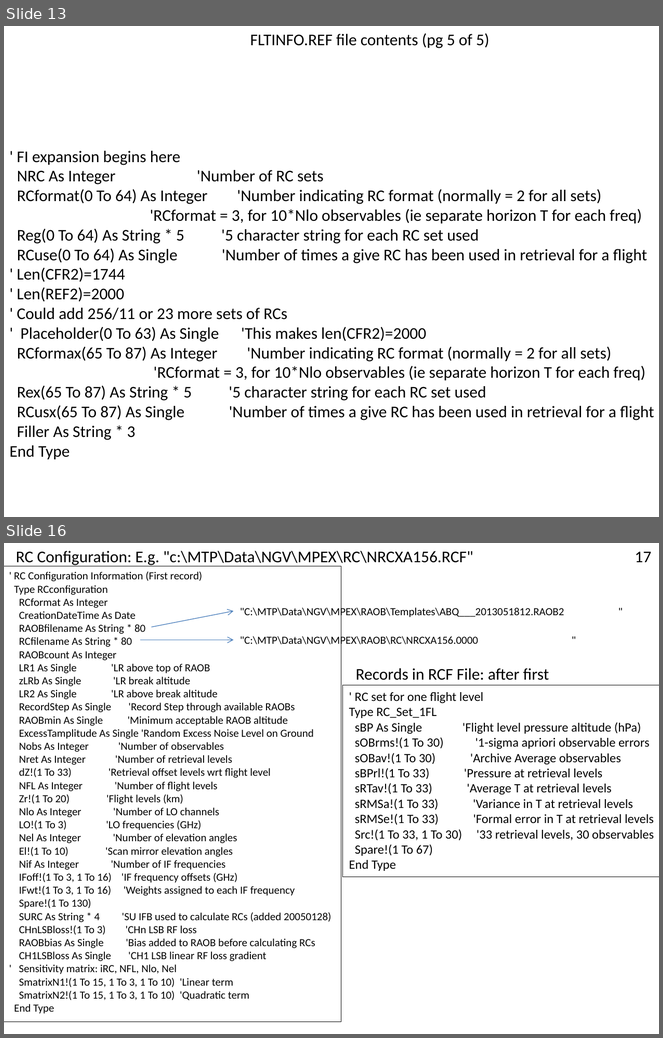
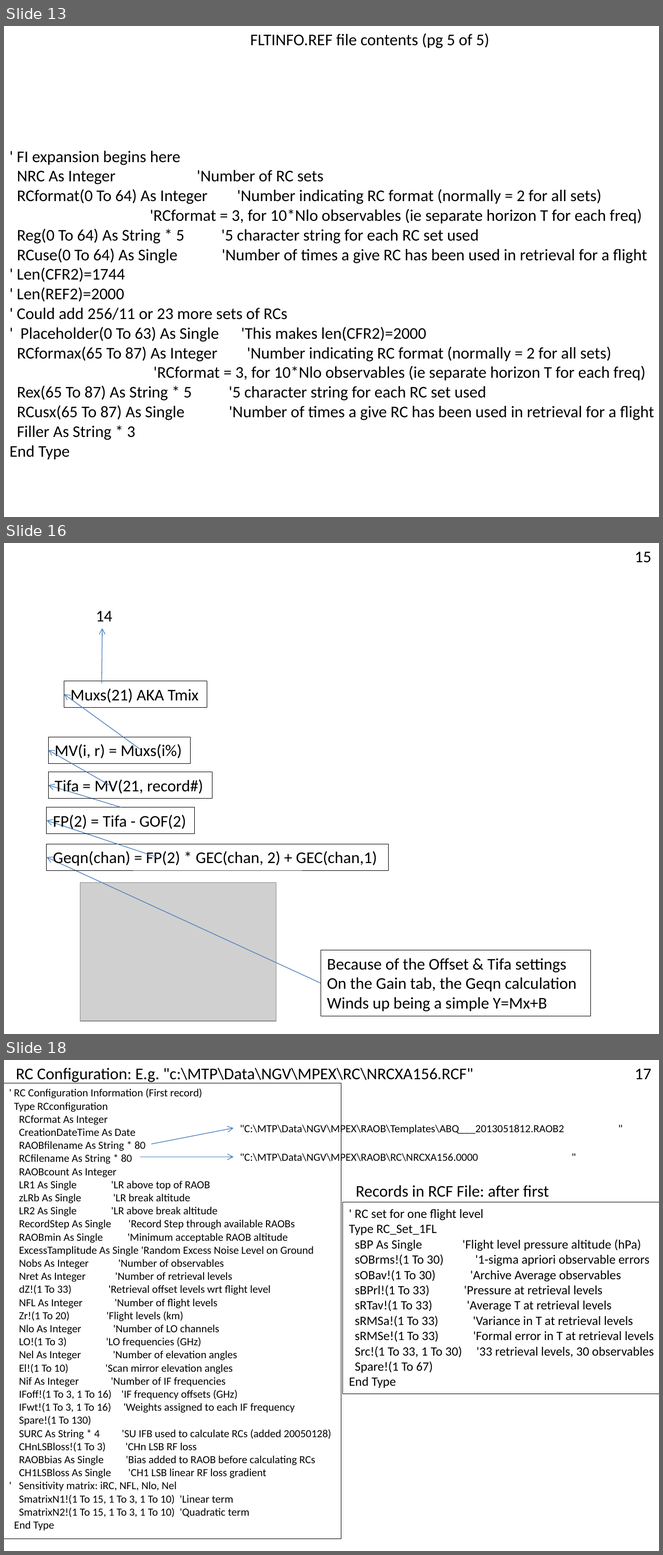
Before and after one commit to NCAR/nimbus, a slide deck: instruments/mtp/doc/MTP-DFD.pptx. Shown one above the other, each under a label of ours: slides 13 and 16 before the commit, slides 13, 16 and 18 after it; the slides between them are not shown. The pictures are 663x1038 and 663x1555 pixels, drawn with LibreOffice and Linux fonts; fonts in the diff are those of the drawing; grey boxes stand for pictures. Boxes give left, top, right and bottom in pixels: in the first picture for what was removed or moved away, otherwise in the second. Text is boxed around its words. In the diff, an @@ line names an element or a change of style, - is before the commit and + after.

Commit message:
Further reverse engineering.  I think I've got the whole gain equation sorted now.

```diff
--- a/instruments/mtp/doc/MTP-DFD.pptx
+++ b/instruments/mtp/doc/MTP-DFD.pptx
@@ slide 16 added at bbox=[4, 543, 659, 1034], background #FFFFFF @@
@@ text added at bbox=[635, 551, 651, 563], 18 pt, text #000000 @@
+15
@@ text added at bbox=[96, 611, 113, 622], 18 pt, text #000000 @@
+14
@@ arrow added from (102, 684) to (102, 628), #4B7EBC 0.75 pt @@
@@ rectangle added at bbox=[64, 681, 207, 707], outline #000000 0.5 pt, 18 pt, text #000000 @@
+Muxs(21) AKA Tmix
@@ arrow added from (140, 749) to (64, 694), #4B7EBC 0.75 pt @@
@@ rectangle added at bbox=[49, 737, 191, 763], outline #000000 0.5 pt, 18 pt, text #000000 @@
+MV(i, r) = Muxs(i%)
@@ arrow added from (110, 785) to (49, 750), #4B7EBC 0.75 pt @@
@@ rectangle added at bbox=[49, 772, 213, 798], outline #000000 0.5 pt, 18 pt, text #000000 @@
+Tifa = MV(21, record#)
@@ arrow added from (120, 808) to (49, 785), #4B7EBC 0.75 pt @@
@@ rectangle added at bbox=[47, 808, 195, 834], outline #000000 0.5 pt, 18 pt, text #000000 @@
+FP(2) = Tifa - GOF(2)
@@ arrow added from (157, 858) to (47, 821), #4B7EBC 0.75 pt @@
@@ rectangle added at bbox=[47, 845, 389, 871], outline #000000 0.5 pt, 18 pt, text #000000 @@
+Geqn(chan) = FP(2) * GEC(chan, 2) + GEC(chan,1)
@@ arrow added from (321, 983) to (47, 858), #4B7EBC 0.75 pt @@
@@ picture added at bbox=[80, 883, 276, 1021] @@
@@ rectangle added at bbox=[321, 951, 591, 1017], outline #000000 0.5 pt, 18 pt, text #000000 @@
+Because of the Offset & Tifa settings
+On the Gain tab, the Geqn calculation
+Winds up being a simple Y=Mx+B
@@ what was slide 16 is now slide 18 @@
```
Also in this commit, not shown: 2 slides changed, 3 other slides added, 2 slides removed.
